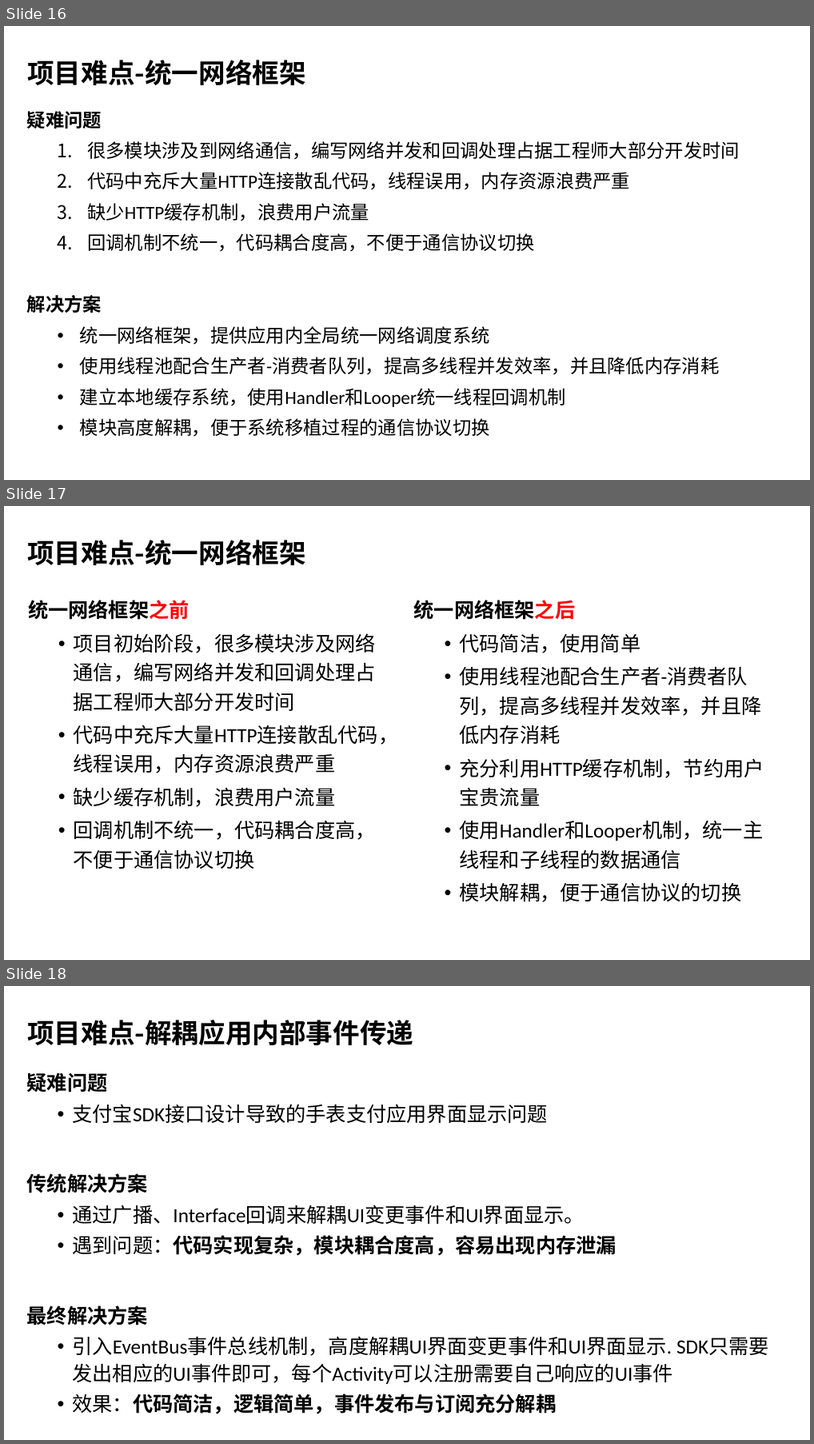
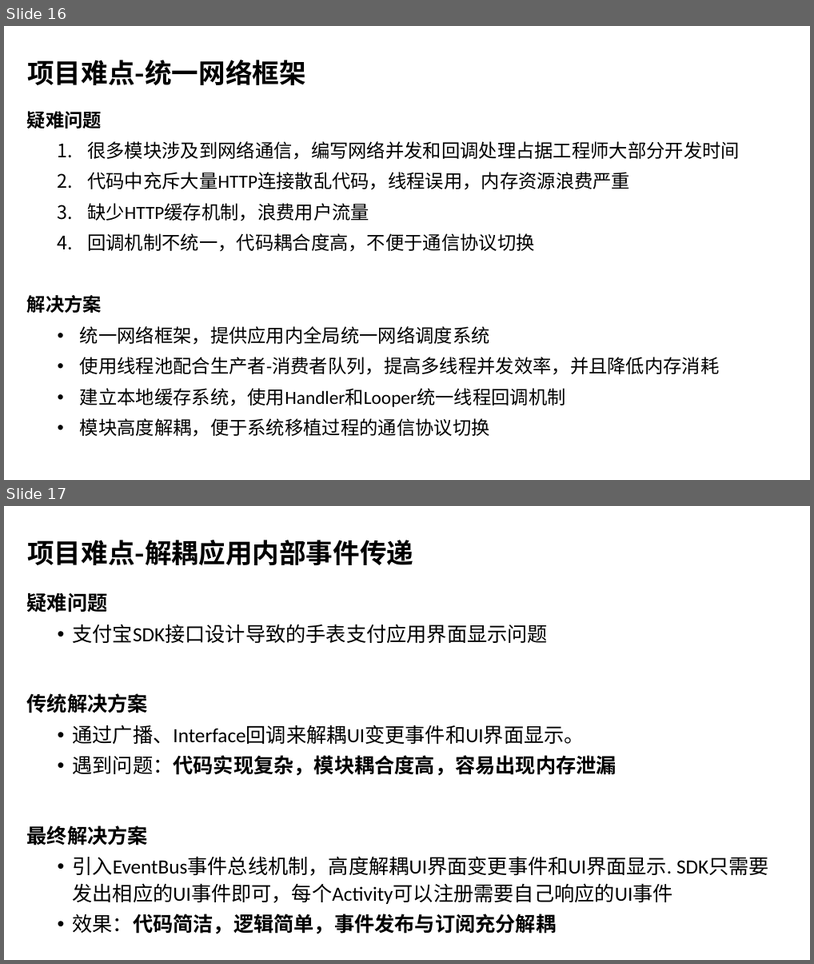
Before and after one commit to wangzhengyi/WangZhengyi, a slide deck: promote/2016阿里晋升述职.pptx. Shown one above the other, each under a label of ours: slides 16, 17 and 18 before the commit, slides 16 and 17 after it. The pictures are 814x1444 and 814x964 pixels, drawn with LibreOffice and Linux fonts; fonts in the diff are those of the drawing; background and template pictures are left out. Boxes give left, top, right and bottom in pixels: in the first picture for what was removed or moved away, otherwise in the second. Text is boxed around its words. In the diff, an @@ line names an element or a change of style, - is before the commit and + after.

Commit message:
又提交了一版

```diff
--- a/promote/2016阿里晋升述职.pptx
+++ b/promote/2016阿里晋升述职.pptx
@@ slide 17 removed at [4,506,810,960], background #FFFFFF @@
@@ title removed at [27,540,306,565] @@
-项目难点-统一网络框架
@@ text removed at [28,600,398,868] @@
-统一网络框架之前
-  • 项目初始阶段，很多模块涉及网络通信，编写网络并发和回调处理占据工程师大部分开发时间
-  • 代码中充斥大量HTTP连接散乱代码，线程误用，内存资源浪费严重
-  • 缺少缓存机制，浪费用户流量
-  • 回调机制不统一，代码耦合度高，不便于通信协议切换
@@ text removed at [414,600,764,902] @@
-统一网络框架之后
-  • 代码简洁，使用简单
-  • 使用线程池配合生产者-消费者队列，提高多线程并发效率，并且降低内存消耗
-  • 充分利用HTTP缓存机制，节约用户宝贵流量
-  • 使用Handler和Looper机制，统一主线程和子线程的数据通信
-  • 模块解耦，便于通信协议的切换
@@ what was slide 18 is now slide 17 @@
```
